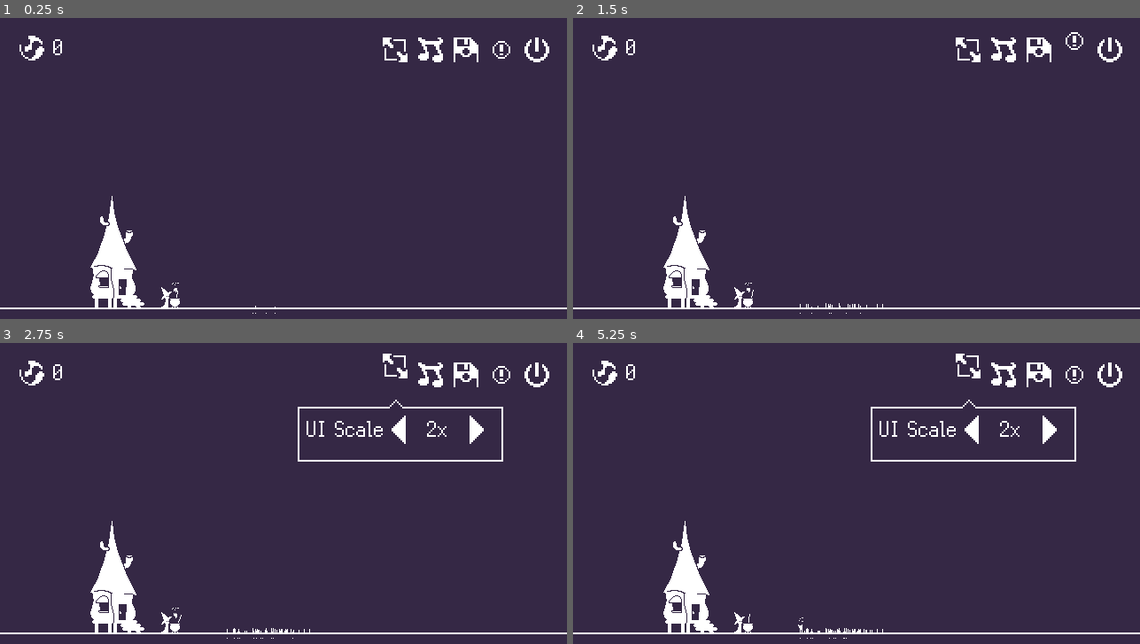
Above: before the commit, frames 1-4 (two rows, left to right).
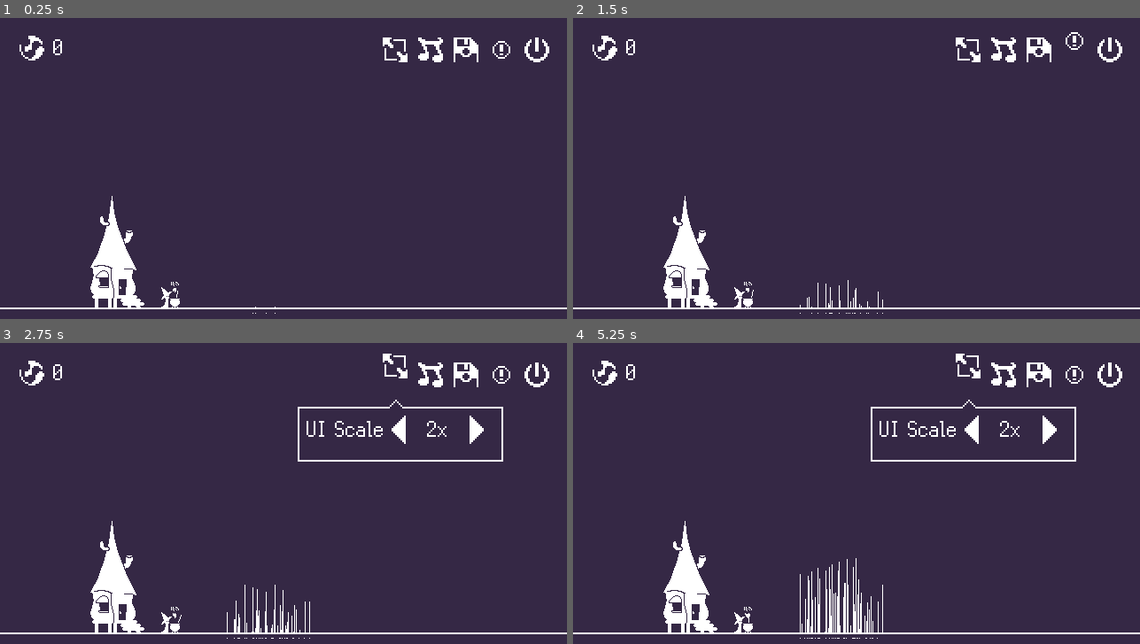
Above: after the commit, the same moments.

Repository: nicokumike/MajoKara
Game: Godot game, scene res://main.tscn
Same seed, same stepped clock (60 frames per second), same inputs: the game is played once before the commit and once after it.
Inputs (mouse positions are in pixels of both pictures, inside the frame that each line leads up to):
- Up to frame 1 (0.25 s): no input
- Up to frame 2 (1.5 s): click (969, 51) at 0.5 s; click (1071, 51) at 1.25 s
- Up to frame 3 (2.75 s): click (396, 376) at 2 s
- Up to frame 4 (5.25 s): click (981, 430) at 2.75 s; click (1088, 385) at 3.5 s; click (1071, 376) at 4.25 s; click (969, 376) at 5 s

The runs differ from the first frame. In frame 1, less than 0.1% of the frame differs, in the area x 30-46%, y 87-96%; in frame 2, 0.1%; in frame 3, 0.4%; in frame 4, 1.0%, in the area x 30-55%, y 71-99%.

Commit message:
fairy logic

Diff:
--- a/Entities/Fairies/Fairy.tscn
+++ b/Entities/Fairies/Fairy.tscn
@@ -58,7 +58,7 @@
 rotates = false
 
 [node name="Fairy" type="Sprite2D" parent="PathFollow2D"]
-position = Vector2(0, -4)
+position = Vector2(-0.5, -4)
 scale = Vector2(-1, 1)
 texture = ExtResource("1_dgycp")
 hframes = 9
@@ -91,7 +91,6 @@
 script = ExtResource("3_7xlch")
 
 [node name="CollisionShape2D" type="CollisionShape2D" parent="Locator/Area2D"]
-position = Vector2(0.5, 1.5)
 shape = SubResource("RectangleShape2D_7xlch")
 
 [node name="Sound" type="Sprite2D" parent="Locator"]
--- a/Entities/Fairies/fairy.gd
+++ b/Entities/Fairies/fairy.gd
@@ -18,7 +18,7 @@
 var current_pos = Vector2()
 var speed = randf_range(2, 2)
 var inventory = 0
-var max_storage = 5
+var max_storage = 50
 
 func get_current_position():
 	current_pos = self.global_position
@@ -34,7 +34,7 @@
 	fairy_flight()
 
 func search_for_plant():
-	locator.position.x += 1
+	locator.position.x += .5
 
 func _ready() -> void:
 	get_current_position()
--- a/Entities/Plants/magic_grass.gd
+++ b/Entities/Plants/magic_grass.gd
@@ -12,7 +12,7 @@
 var maximum_growth = 0
 var value = 0
 var max_plant_cap
-@export var plant_cap_debug = -5
+@export var plant_cap_debug = -90
 @export var max_grow_clock_time = 1.2
 
 func _ready() -> void:
@@ -54,7 +54,7 @@
 
 func _on_grow_clock_timeout() -> void:
 	grow_clock.wait_time = randf_range(0, max_grow_clock_time)
-	grow(randi_range(-1, -2))
+	grow(randi_range(-1, -1))
 
 func _collected(collection_amnt):
 	if value < 0:
--- a/Entities/Plants/magic_grass.tscn
+++ b/Entities/Plants/magic_grass.tscn
@@ -8,7 +8,6 @@
 max_grow_clock_time = 0.1
 
 [node name="Line2D" type="Line2D" parent="."]
-position = Vector2(-0.5, 0)
 points = PackedVector2Array(0, 0, 0, 0)
 width = 1.0
 
